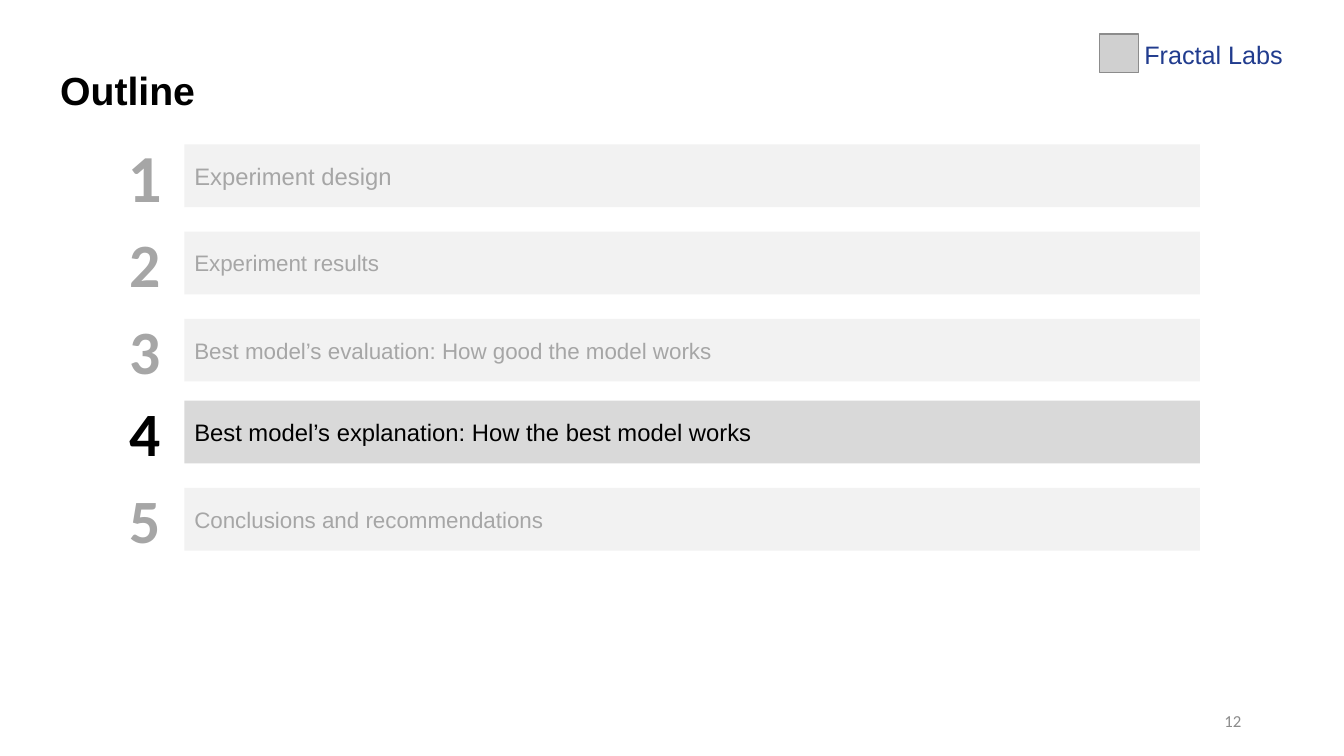
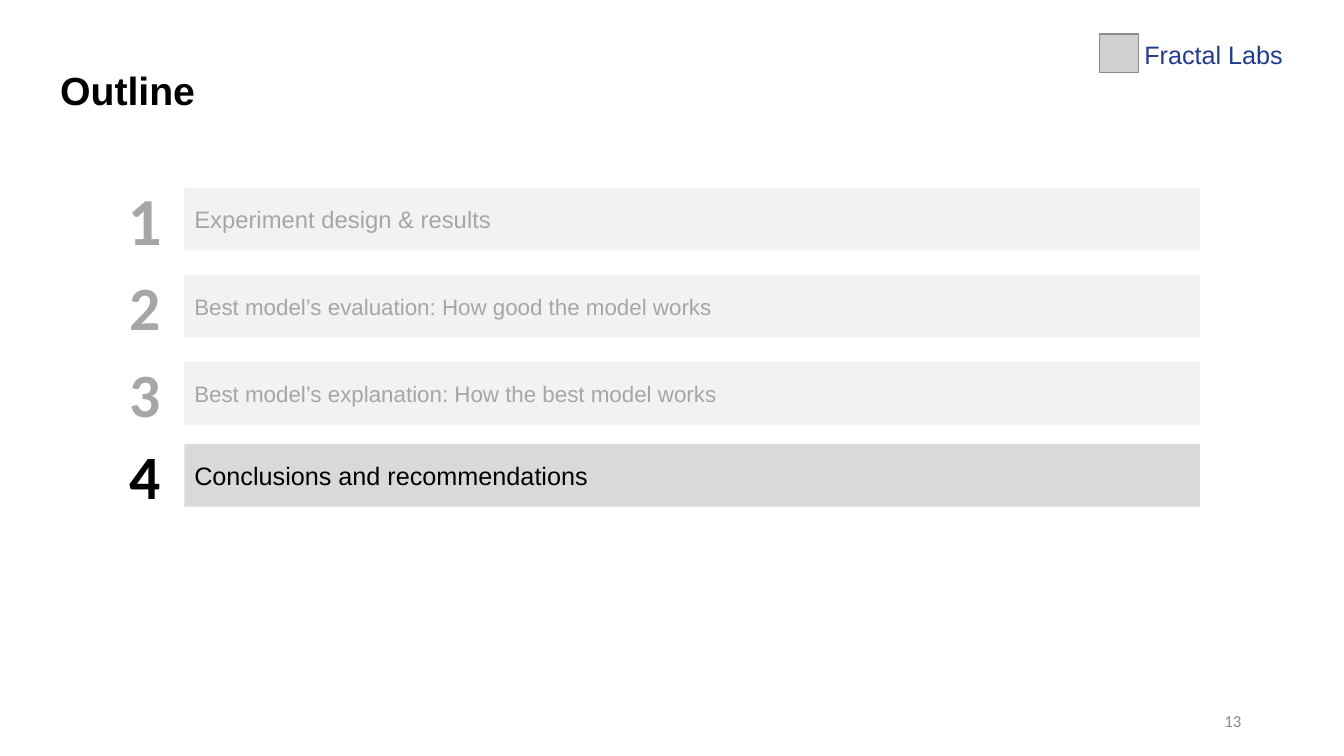
Before and after one commit to LingAdeu/hotel-booking-cancelation-prediction, a slide deck: slide 13 of docs/hotel-cancellation.pptx (slide 12 before the commit). Drawn at 1344x756 pixels with LibreOffice and Linux fonts; fonts in the diff are those of the drawing; grey boxes stand for pictures. Boxes give left, top, right and bottom in pixels: in the first picture for what was removed or moved away, otherwise in the second. Text is boxed around its words. In the diff, an @@ line names an element or a change of style, - is before the commit and + after.

```diff
--- a/docs/hotel-cancellation.pptx
+++ b/docs/hotel-cancellation.pptx
@@ rectangle removed at <box>185,232,1200,294</box> @@
-Experiment results
@@ text in rectangle at <box>194,211,491,233</box>: text changed @@
-Experiment design
+Experiment design & results
@@ rectangle "Best model’s evaluation: How good ...": place and size @@
-rectangle "Best model’s evaluation: How good ..." at <box>185,401,1200,464</box>
+rectangle "Best model’s evaluation: How good ..." at <box>185,275,1200,338</box>
@@ rectangle "Best model’s evaluation: How good ..." at <box>185,275,1200,338</box>: fill #D9D9D9 to #F2F2F2 @@
@@ text in rectangle at <box>194,299,711,320</box>: text changed; size 17 to 16 pt; text colour #000000 to #A6A6A6 @@
-Best model’s explanation: How the best model works
+Best model’s evaluation: How good the model works
@@ 4 texts, 2 rectangles: place and size @@
-4 texts, 2 rectangles at <box>128,144,1200,456</box>
+4 texts, 2 rectangles at <box>128,188,1200,499</box>
@@ text in rectangle at <box>194,386,716,407</box>: text changed @@
-Best model’s evaluation: How good the model works
+Best model’s explanation: How the best model works
@@ rectangle "Conclusions and recommendations": place and size @@
-rectangle "Conclusions and recommendations" at <box>185,488,1200,551</box>
+rectangle "Conclusions and recommendations" at <box>185,444,1200,506</box>
@@ rectangle "Conclusions and recommendations" at <box>185,444,1200,506</box>: size 16 to 18 pt, text colour #A6A6A6 to #000000; fill #F2F2F2 to #D9D9D9 @@
@@ text removed at <box>129,503,160,543</box> @@
-5
@@ page number at <box>1224,716,1241,727</box>: text changed @@
-12
+13
```
Also in this commit, not shown: 6 other slides changed, 2 slides removed, 3 other files.
